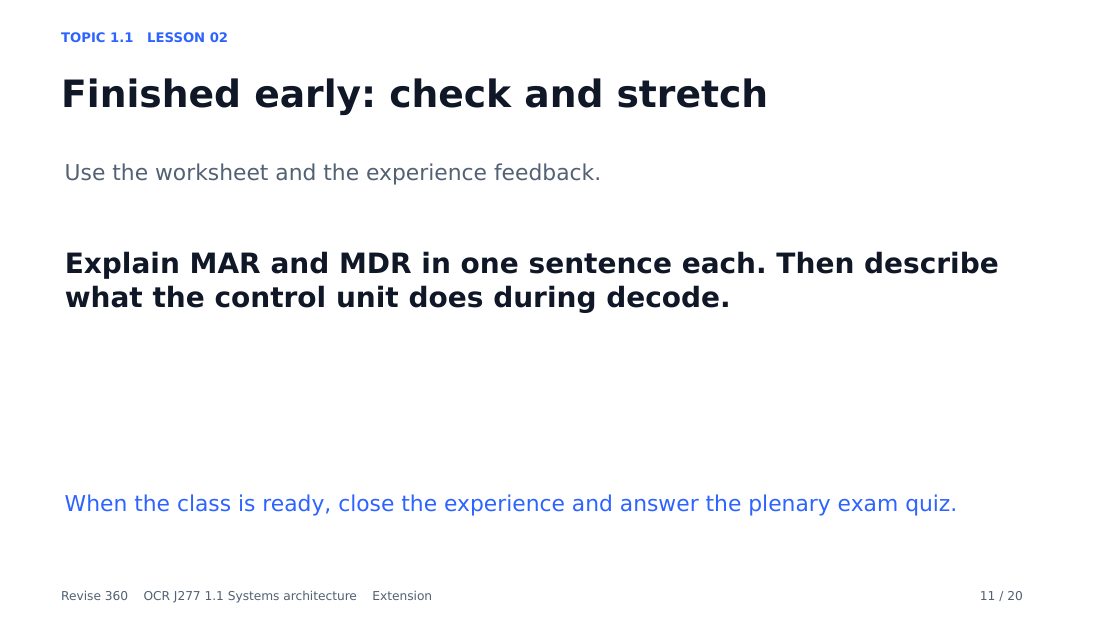
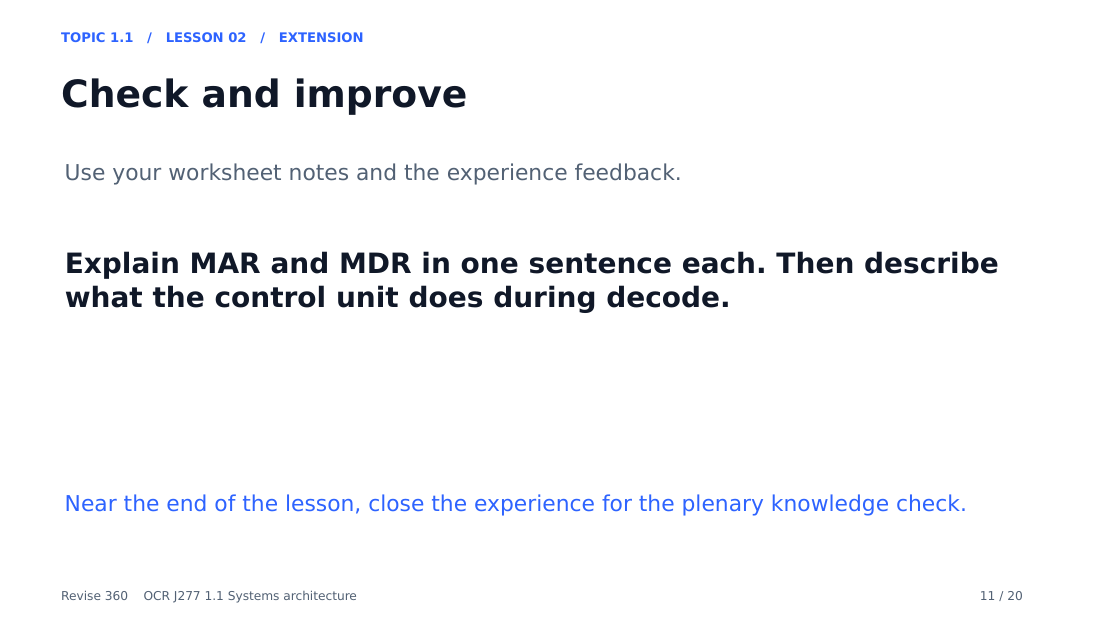
Before and after one commit to MrP-CS/Revise360, a slide deck: slide 11 of presentations/SA_L02_VonNeumannHQ_Lesson.pptx. Drawn at 1120x630 pixels with LibreOffice and Linux fonts; fonts in the diff are those of the drawing. Boxes give left, top, right and bottom in pixels: in the first picture for what was removed or moved away, otherwise in the second. Text is boxed around its words. In the diff, an @@ line names an element or a change of style, - is before the commit and + after.

Commit message:
Refine Topic 1.1 lesson decks and teaching flow

```diff
--- a/presentations/SA_L02_VonNeumannHQ_Lesson.pptx
+++ b/presentations/SA_L02_VonNeumannHQ_Lesson.pptx
@@ text at box(61, 32, 364, 42): text changed @@
-TOPIC 1.1 LESSON 02
+TOPIC 1.1 / LESSON 02 / EXTENSION
@@ text at box(61, 78, 467, 115): text changed @@
-Finished early: check and stretch
+Check and improve
@@ text at box(65, 163, 682, 185): text changed @@
-Use the worksheet and the experience feedback.
+Use your worksheet notes and the experience feedback.
@@ text at box(65, 494, 967, 516): text changed @@
-When the class is ready, close the experience and answer the plenary exam quiz.
+Near the end of the lesson, close the experience for the plenary knowledge check.
@@ text at box(61, 590, 357, 603): text changed @@
-Revise 360 OCR J277 1.1 Systems architecture Extension
+Revise 360 OCR J277 1.1 Systems architecture
```
Also in this commit, not shown: 19 other slides changed, 4 other files.
